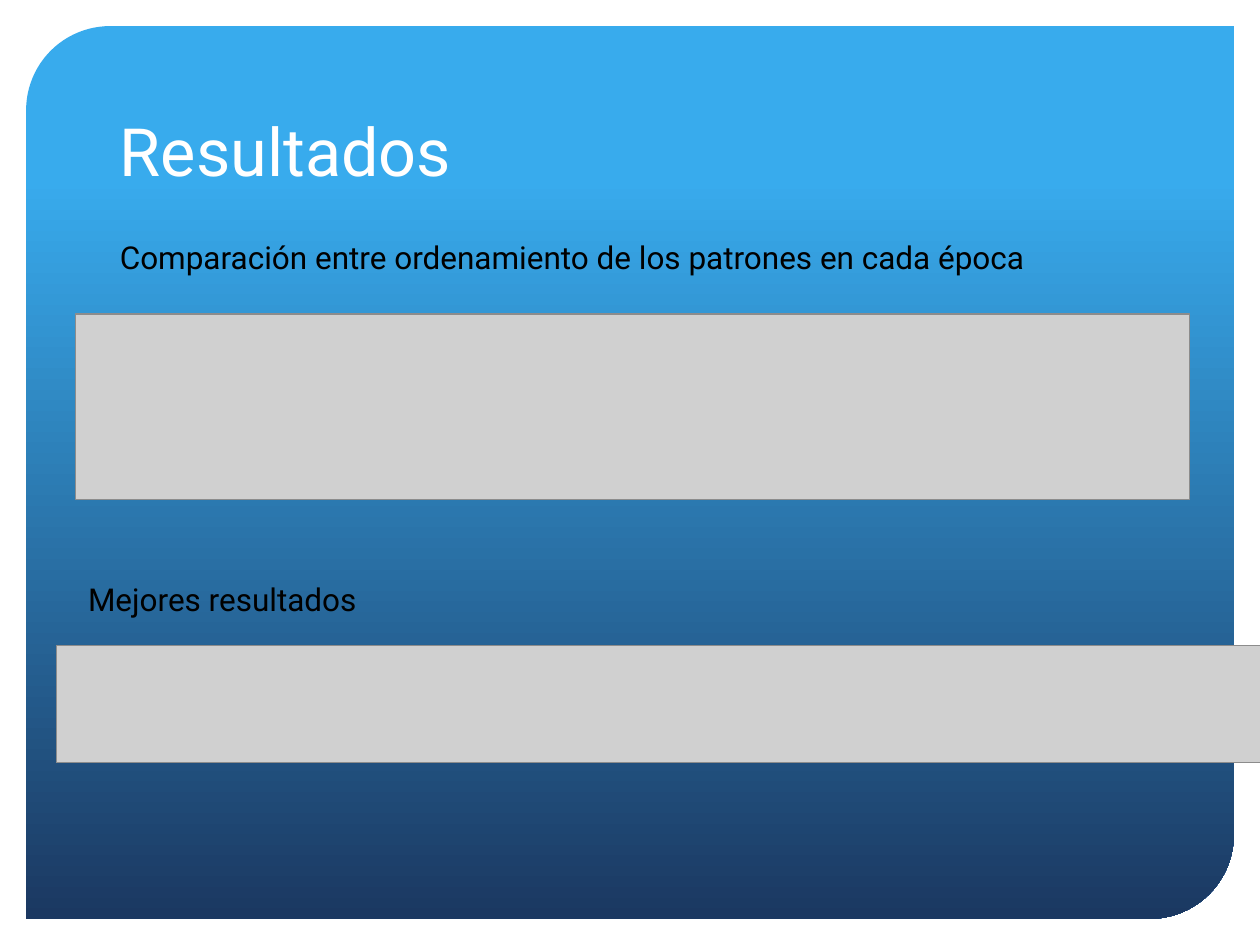
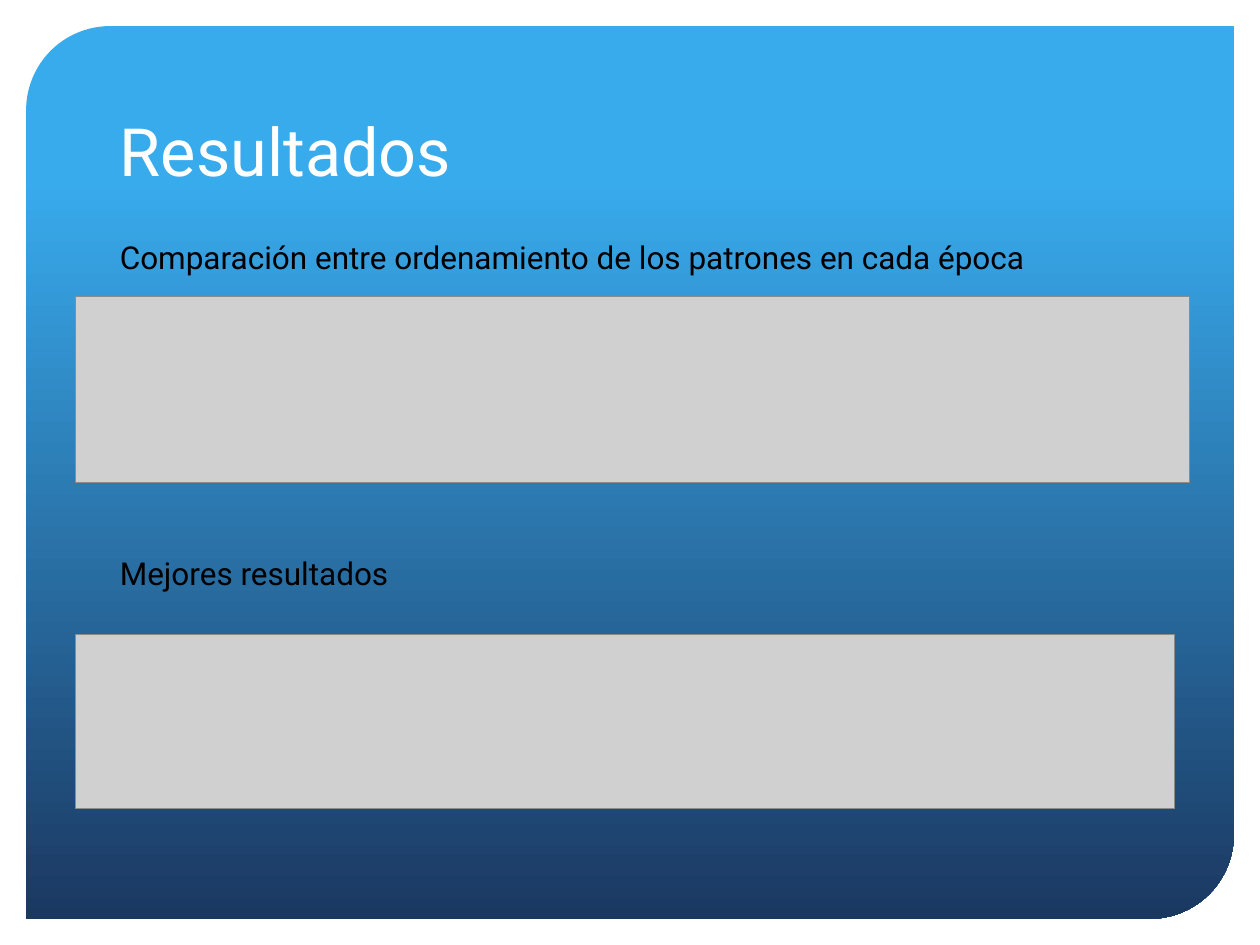
Before and after one commit to joseignaciosg/SIA-TP2, a slide deck: slide 16 of docs/SIA-TP2.pptx. Drawn at 1260x945 pixels with LibreOffice and Linux fonts; fonts in the diff are those of the drawing; grey boxes stand for pictures; background and template pictures are left out. Boxes give left, top, right and bottom in pixels: in the first picture for what was removed or moved away, otherwise in the second. Text is boxed around its words. In the diff, an @@ line names an element or a change of style, - is before the commit and + after.

```diff
--- a/docs/SIA-TP2.pptx
+++ b/docs/SIA-TP2.pptx
@@ picture: place and size @@
-picture at [76, 314, 1189, 499]
+picture at [76, 296, 1189, 481]
@@ text "Mejores resultados": place and size @@
-text "Mejores resultados" at [88, 587, 357, 618]
+text "Mejores resultados" at [120, 561, 389, 592]
@@ picture: place and size @@
-picture at [57, 646, 1260, 764]
+picture at [76, 635, 1174, 809]
```
Also in this commit, not shown: 1 slide added, 1 slide removed, 7 other files.
